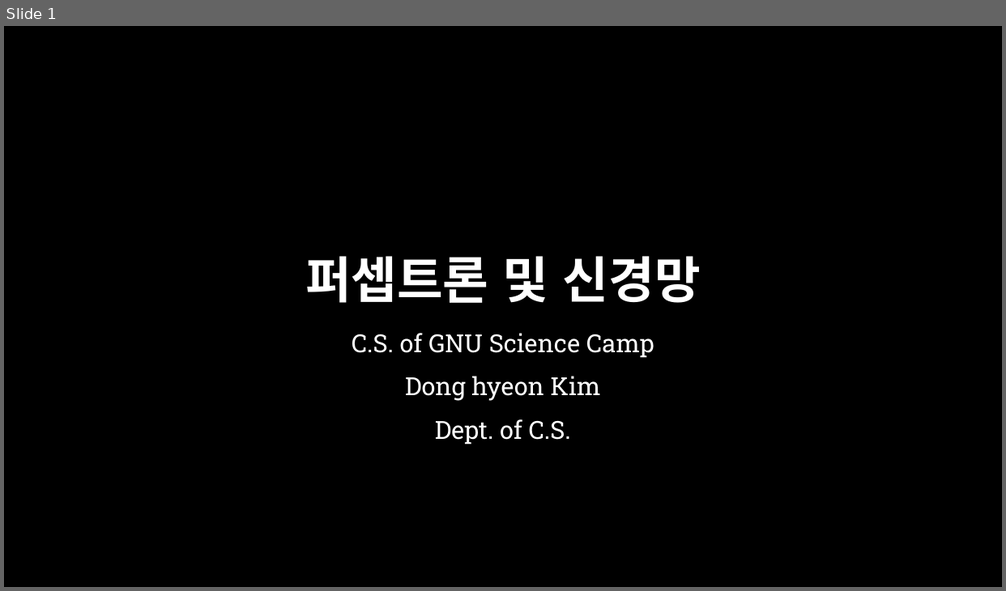
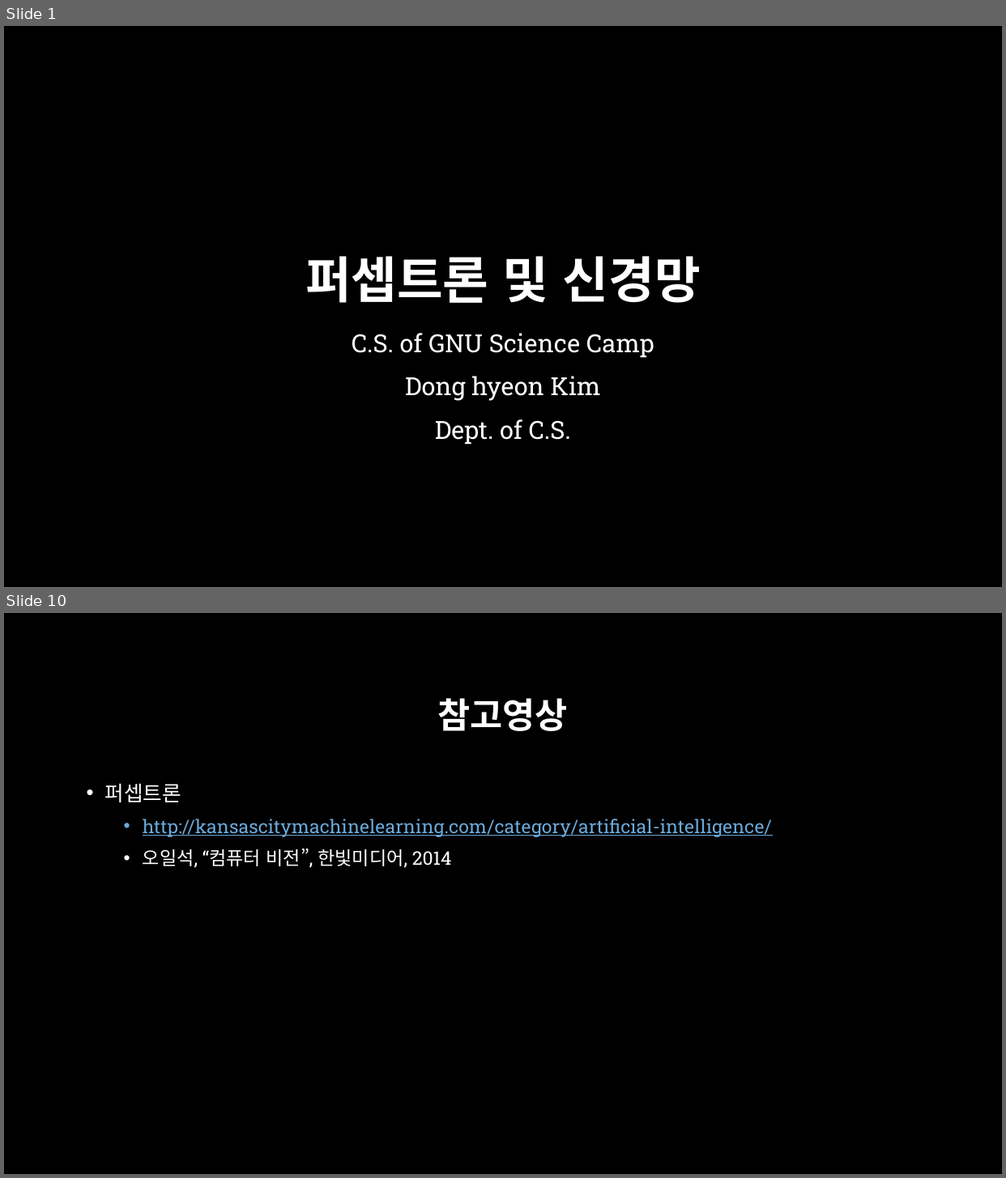
Before and after one commit to across0406/2017-GNU-Science-Camp-of-Computer-Science, a slide deck: ppt/4. 퍼셉트론 및 신경망.pptx. Shown one above the other, each under a label of ours: slide 1 before the commit, slides 1 and 10 after it; the slides between them are not shown. The pictures are 1006x591 and 1006x1178 pixels, drawn with LibreOffice and Linux fonts; fonts in the diff are those of the drawing; background and template pictures are left out. Boxes give left, top, right and bottom in pixels: in the first picture for what was removed or moved away, otherwise in the second. Text is boxed around its words. In the diff, an @@ line names an element or a change of style, - is before the commit and + after.

```diff
--- a/ppt/4. 퍼셉트론 및 신경망.pptx
+++ b/ppt/4. 퍼셉트론 및 신경망.pptx
@@ slide 10 added at (4,613,1002,1174), background picture (left out) @@
@@ title added at (437,698,567,731), 34 pt, text #FFFFFF, bold @@
+참고영상
@@ text added at (105,783,772,868), 18 pt, text #6BA9DA, underline @@
+• 퍼셉트론
+  • http://kansascitymachinelearning.com/category/artificial-intelligence/
+  • 오일석, “컴퓨터 비전”, 한빛미디어, 2014
```
Also in this commit, not shown: 3 slides changed, 5 other slides added, 6 other files.
